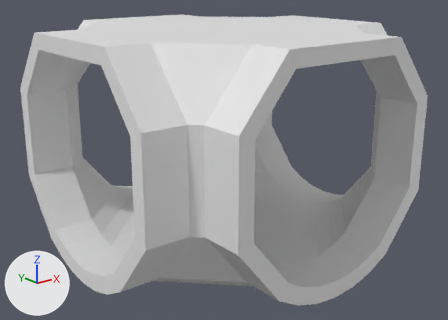
One commit to the Blender file src/MapGenerator/parts/corridors/raw/CorridorJunctionX/model/corridor-junction-x.blend: the scene before it, then after it.
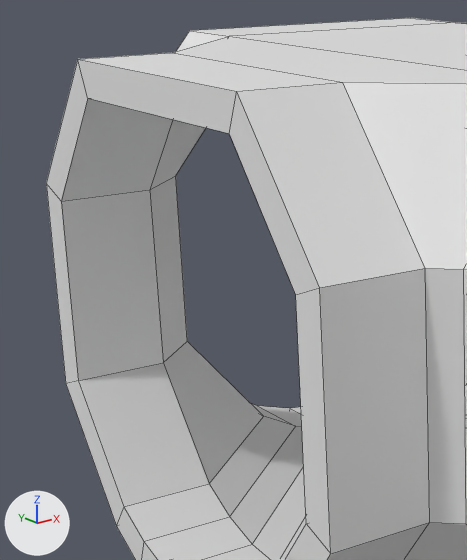
The first picture shows the older version from a camera (50 mm lens) standing at (-4.73, -5.97, 3.27) and looking at (-0.02, -0.09, 0.92). The close-ups show both versions on the part from 0% to 46% of the width and 2% to 79% of the height of that picture; other places that the commit changed are outside them. The lights are fixed; the arrows at lower left show +X, +Y and +Z. The close-ups show mesh edges as thin lines.
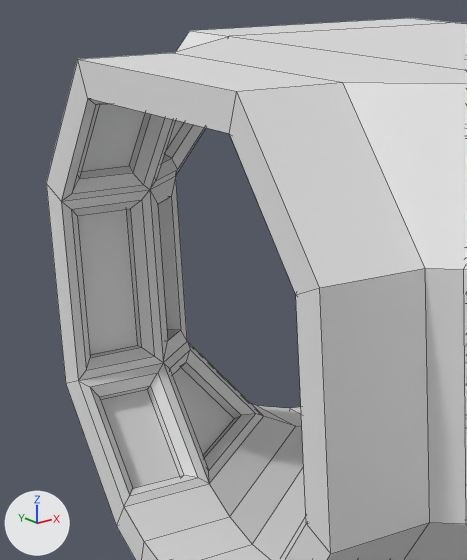
The edits, one by one:
me_cylinder_001 is used by ob_cylinder_001; location (-0.004, 0.126, 0.783); rotation (1.571, 0.0, -3.142), in degrees (90, 0, -180).
me_cylinder_001 had 222 vertices, 224 faces and spanned x -2.0..2.0, y -0.98..1.78, z -2.13..1.87.
me_cylinder_001 now has 650 vertices, 652 faces and spans x -2.0..2.0, y -0.98..1.78, z -2.13..1.87.
me_cylinder_001 part 1: 104 vertices added at x 0.75..1.95, y -0.55..1.58, z 0.63..1.82.

What differs and where, as boxes [x1, y1, x2, y2] in the close-ups (467 x 560 px):
part 1 of me_cylinder_001, added: after [61, 98, 263, 507]
